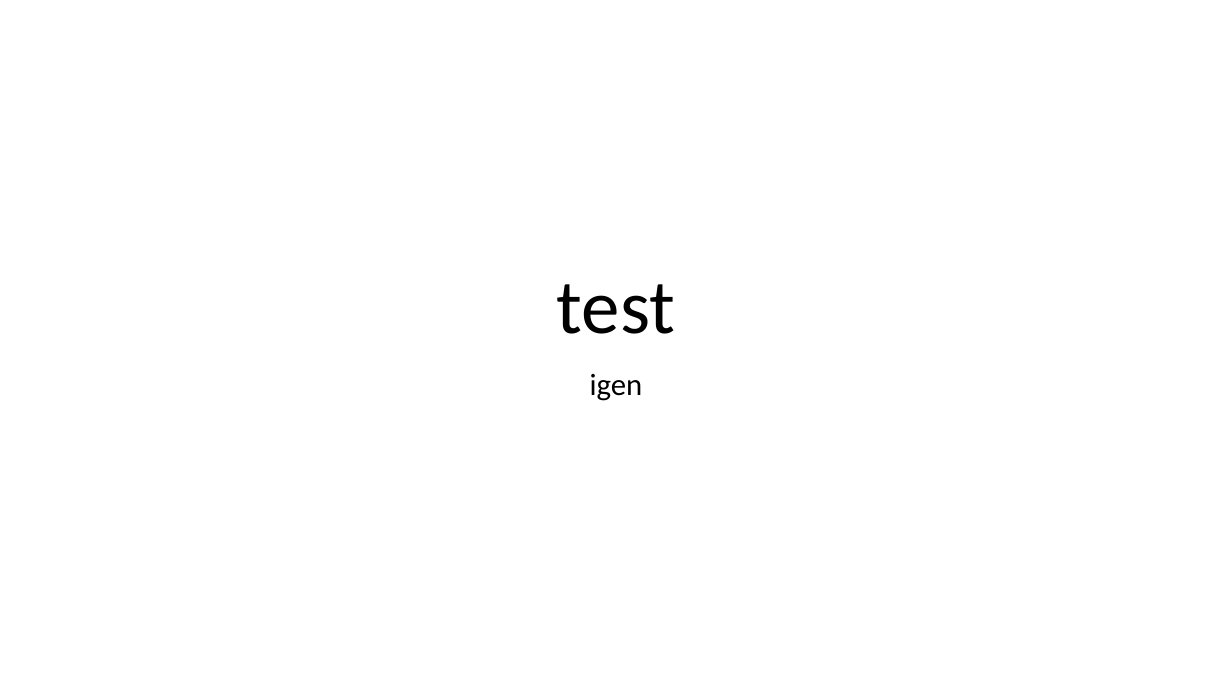
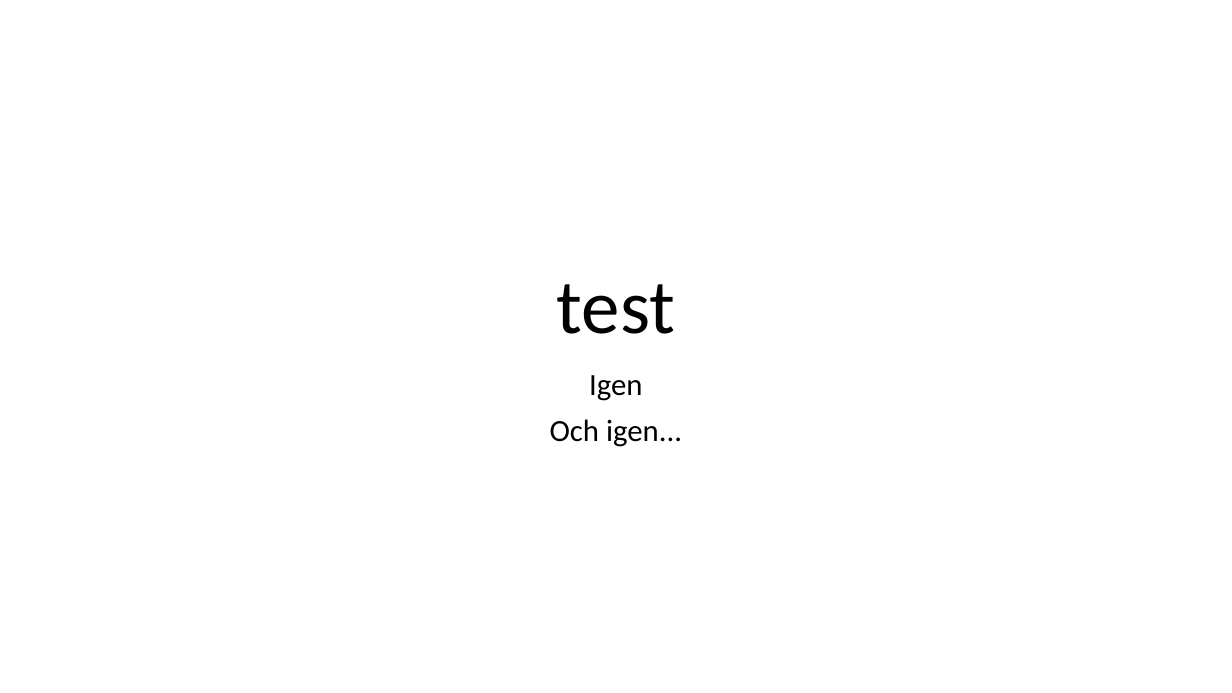
Before and after one commit to johodev/docs, a slide deck: slide 1 of test.pptx. Drawn at 1232x693 pixels with LibreOffice and Linux fonts; fonts in the diff are those of the drawing. Boxes give left, top, right and bottom in pixels: in the first picture for what was removed or moved away, otherwise in the second. Text is boxed around its words. In the diff, an @@ line names an element or a change of style, - is before the commit and + after.

Commit message:
Added one more line of Igen

```diff
--- a/test.pptx
+++ b/test.pptx
@@ text at bbox=[550, 375, 682, 447]: text changed @@
-igen
+Igen
+Och igen...
```
